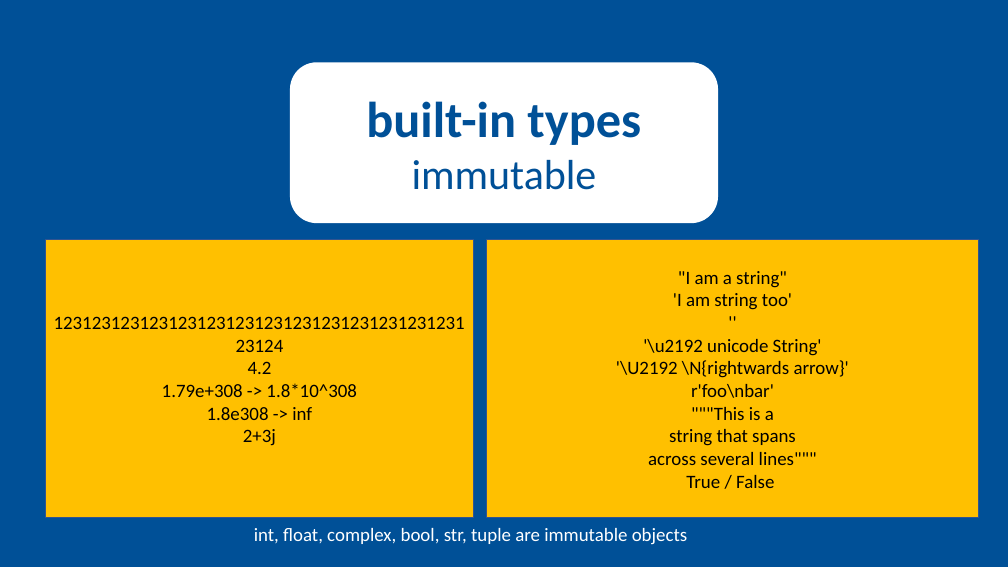
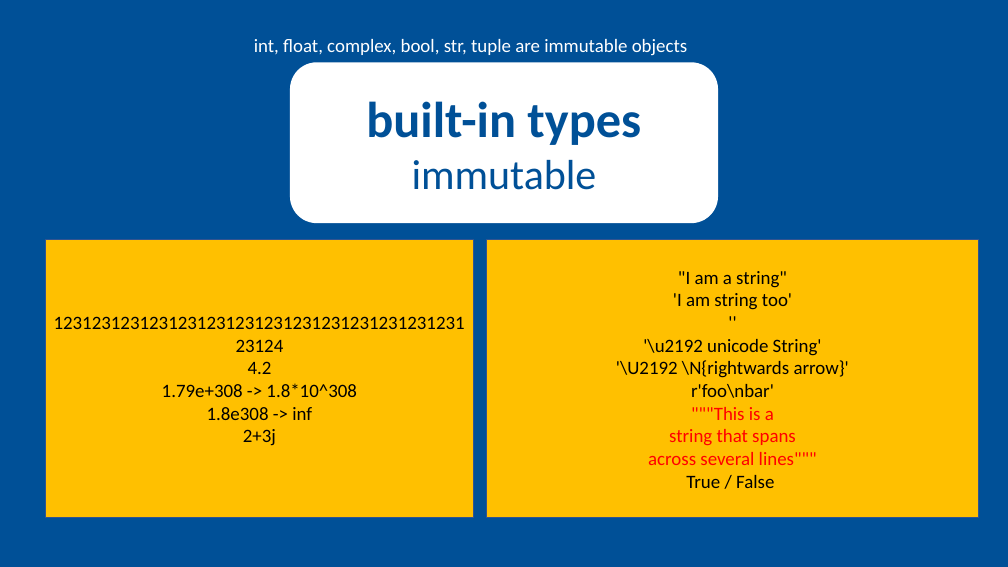
Before and after one commit to reach2arunprakash/python3, a slide deck: slide 10 of Opener/Python in 20 mins.pptx (slide 9 before the commit). Drawn at 1008x567 pixels with LibreOffice and Linux fonts; fonts in the diff are those of the drawing. Boxes give left, top, right and bottom in pixels: in the first picture for what was removed or moved away, otherwise in the second. Text is boxed around its words. In the diff, an @@ line names an element or a change of style, - is before the commit and + after.

```diff
--- a/Opener/Python in 20 mins.pptx
+++ b/Opener/Python in 20 mins.pptx
@@ text "int, float, complex, bool, str, ...": place and size @@
-text "int, float, complex, bool, str, ..." at [254,528,687,545]
+text "int, float, complex, bool, str, ..." at [254,39,687,56]
@@ text in rectangle at [648,407,817,465]: text colour #000000 to #FF0000 in """"This is a", "string that spans", "across several lines"""" @@
```
Also in this commit, not shown: 5 other slides changed, 2 slides added.
